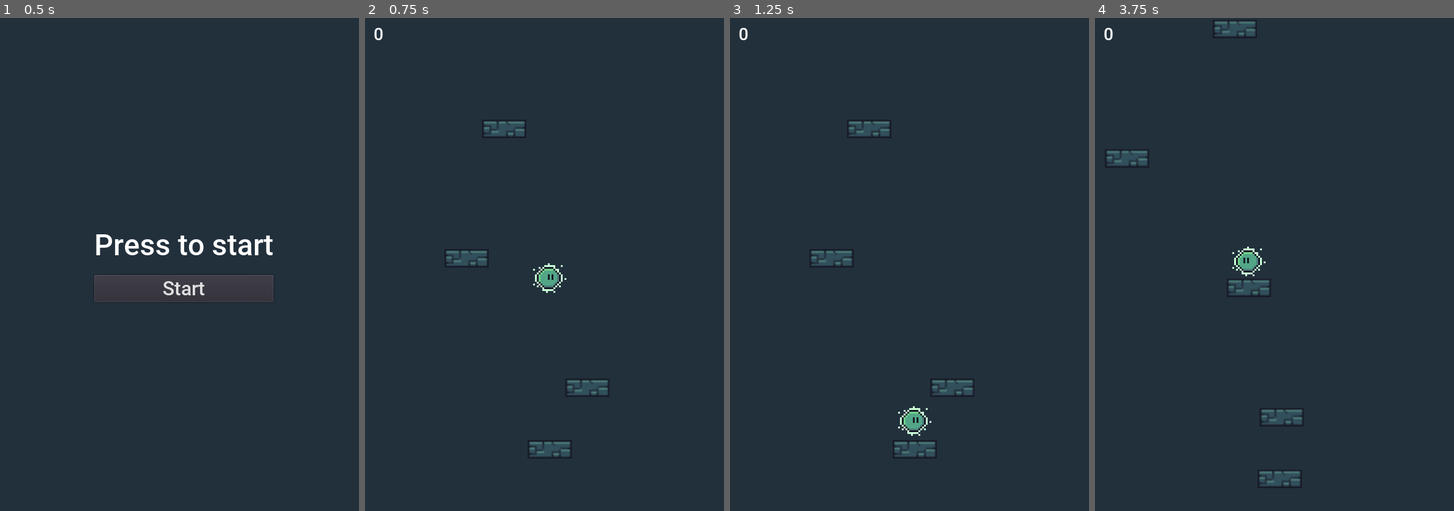
Above: before the commit, frames 1-4 (left to right).
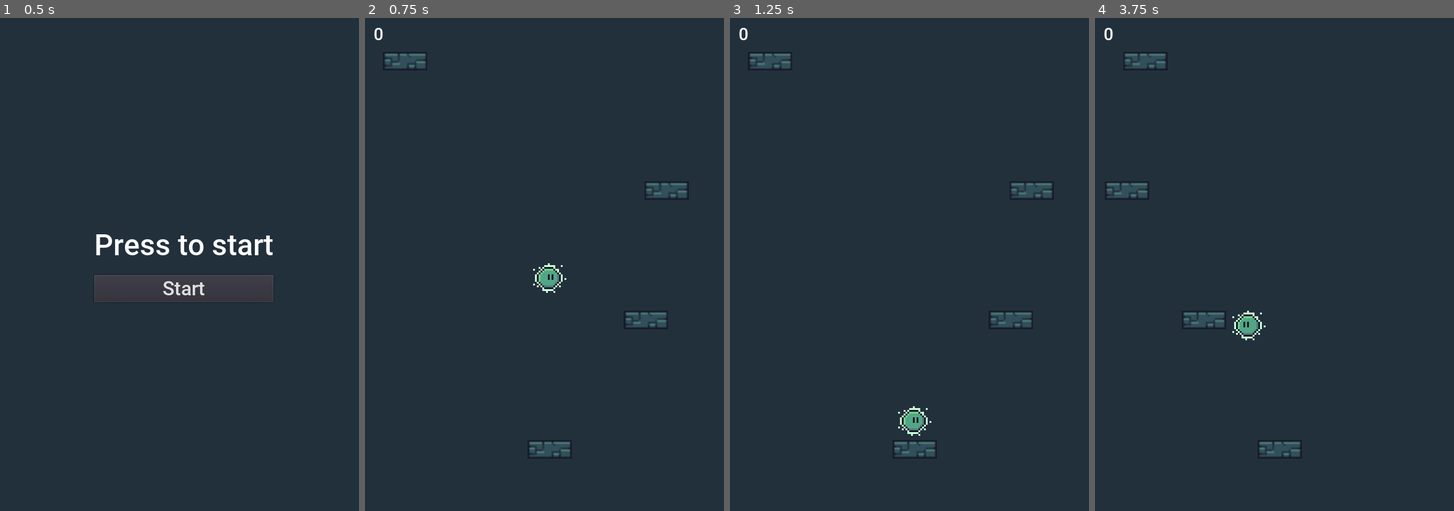
Above: after the commit, the same moments.

Repository: flofriday/jellow
Game: Godot game, scene res://World.tscn
Same seed, same stepped clock (60 frames per second), same inputs: the game is played once before the commit and once after it.
Inputs:
- Up to frame 1 (0.5 s): no input
- Up to frame 2 (0.75 s): click "Start" at 0.5 s
- Up to frame 3 (1.25 s): no input
- Up to frame 4 (3.75 s): hold Right (ui_right) 1.28-2.75 s; click "Start" at 2.75 s; hold Left (ui_left) from 3.53 s (still down)

Frame 1 is identical in both runs. In frame 2, 1.4% of the frame differs, in the area x 5-90%, y 7-77%; in frame 3, 1.4%; in frame 4, 2.6%, in the area x 3-58%, y 0-95%.

Commit message:
Add adding and removing platforms depending from the players position
If a platform is no longer visible by the camera it gets removed, and if
there is no platform on the upper limit of the game, a new one gets
added.

Diff:
--- a/Player.gd
+++ b/Player.gd
@@ -37,8 +37,8 @@
 func user_input_mobile():
 	motion.x = Input.get_accelerometer().x * 100
 
+# Move the player depending on the user input
 func user_input():
-	# Move the player depending on the user
 	if os_name == "Android" or os_name == "iOS":
 		user_input_mobile()
 	else:
--- a/WorldGenerator.gd
+++ b/WorldGenerator.gd
@@ -3,24 +3,55 @@
 var platform = load("res://Rock.tscn")
 var platform_size = platform.instance().get_node("CollisionShape2D").get_shape().extents
 
+func _physics_process(delta):
+	generate_platforms()
+	remove_platforms()
+
 func startup():
 	# Get the players position and place a platform under it
 	var player = get_owner().get_node("Player")
 	addPlatform(player.position.x, player.position.y + 300)
-	generatePlatforms()
 
 func clear_all():
 	for child in get_children():
 		remove_child(child)
 		child.queue_free()
 
+func get_highest():
+	var highest = 999999999
+	if len(get_children()) == 0:
+		return null
+
+	for child in get_children():
+		highest = min(highest, child.position.y)
+
+	return highest
+
 # This code generates platforms if necesarry
-func generatePlatforms():
-	# Todo: modify this to only generate if necessary
-	var start = 600
-	for i in range(100):
-		var x = rand_range(0+platform_size.x, 600-platform_size.x)
-		addPlatform(x, start - (210 * i))
+func generate_platforms():
+	# Check if its needed to generate platforms
+	var upper_limit = get_owner().get_node("CameraController").position.y - get_viewport().size.y/2
+	upper_limit += 260
+	var highest = get_highest()
+	print(highest)
+	if highest == null:
+		return
+
+	if upper_limit > highest:
+		return
+
+	var start = highest
+	print("new platform at:" + str(start))
+	var x = rand_range(0+platform_size.x, 600-platform_size.x)
+	addPlatform(x, start - 210)
+
+func remove_platforms():
+	var lower_limit = get_owner().get_node("CameraController").position.y + get_viewport().size.y/2
+	lower_limit -= 100
+	for child in get_children():
+		if child.position.y > lower_limit:
+			remove_child(child)
+			child.queue_free()
 
 # This function adds a platform at the x and y cordinates provided
 func addPlatform(x, y):
